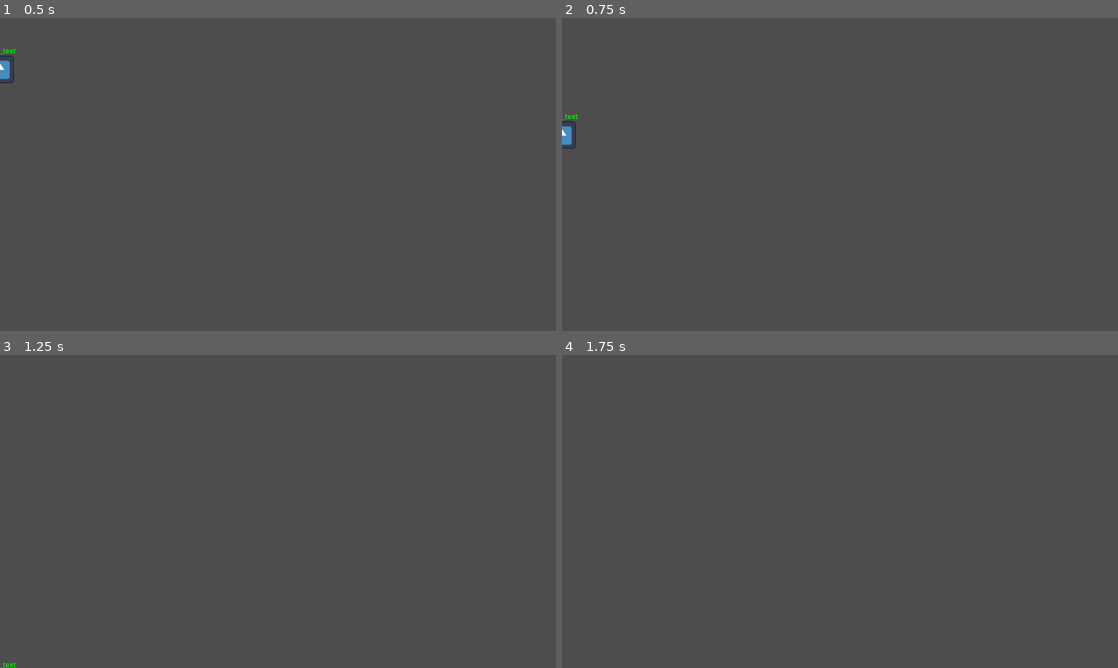
Above: before the commit, frames 1-4 (two rows, left to right).
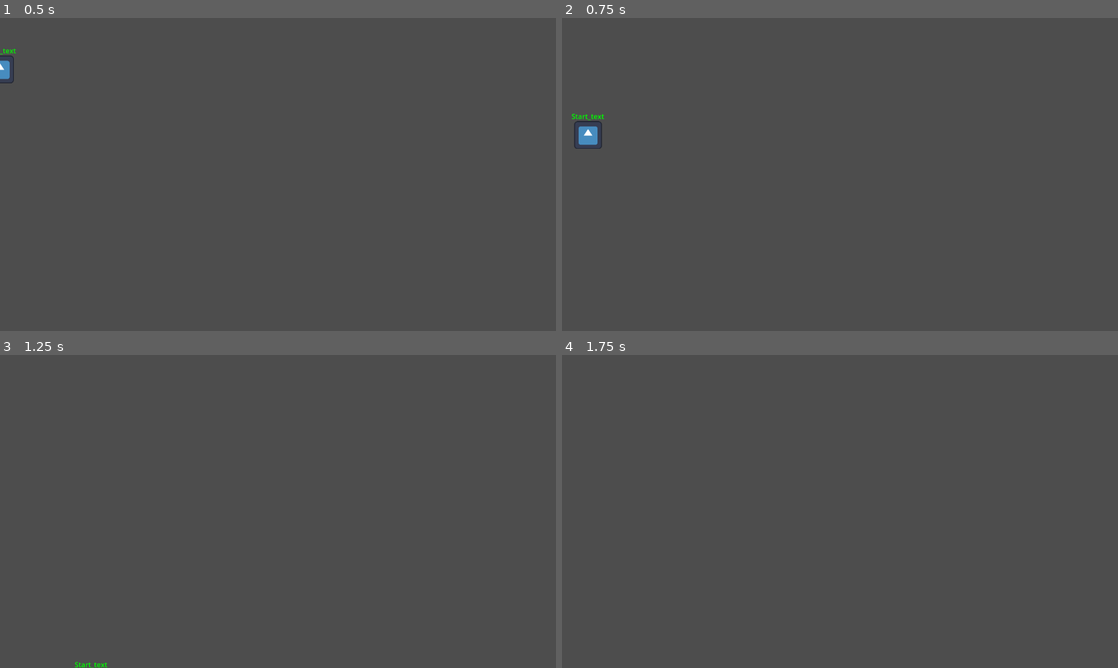
Above: after the commit, the same moments.

Repository: anugrahnm/DuelPixels
Game: Godot game, scene res://scenes/player.tscn
Two runs of this game, one before a commit and one after it. Both use one fixed random seed, a clock stepped at 60 frames per second and the inputs below. The project has no main scene, so this scene is started directly. The engine's default icon, where the game draws it, is replaced by a stand-in: a white triangle on a blue panel in a dark square.
Inputs:
- Up to frame 1 (0.5 s): no input
- Up to frame 2 (0.75 s): tap Enter (ui_accept) at 0.5, 0.6 s; hold D (right) from 0.53 s (still down)
- Up to frame 3 (1.25 s): keep holding D (right); tap W (jump) at 0.77, 0.8, 1.07 s
- Up to frame 4 (1.75 s): keep holding D (right); tap W (jump) at 1.35, 1.52 s; tap Enter (ui_accept) at 1.55 s

Frame 1 is identical in both runs. In frame 2, 0.4% of the frame differs, in the area x 0-8%, y 30-42%; in frame 3, less than 0.1%; in frame 4, nothing differs.

Commit message:
player scene update 0.1
added inbuilt character script with gravity and made a simple label text change function

Diff:
--- a/scenes/player.tscn
+++ b/scenes/player.tscn
@@ -28,7 +28,8 @@
 scale = Vector2(0.5, 0.5)
 sprite_frames = SubResource("SpriteFrames_7yqyo")
 
-[node name="Label" type="Label" parent="."]
+[node name="player_label" type="Label" parent="."]
+unique_name_in_owner = true
 anchors_preset = 7
 anchor_left = 0.5
 anchor_top = 1.0
--- a/scripts/player.gd
+++ b/scripts/player.gd
@@ -1,9 +1,12 @@
 extends CharacterBody2D
 
+@onready var player_label: Label = %player_label
 
 const SPEED = 300.0
 const JUMP_VELOCITY = -400.0
 
+func ChangeText(string_string):
+	player_label.text = string_string
 
 func _physics_process(delta: float) -> void:
 	# Add the gravity.
@@ -11,14 +14,18 @@
 		velocity += get_gravity() * delta
 
 	# Handle jump.
-	if Input.is_action_just_pressed("ui_accept") and is_on_floor():
+	if Input.is_action_just_pressed("jump") and is_on_floor():
 		velocity.y = JUMP_VELOCITY
+		ChangeText("jump")
 
 	# Get the input direction and handle the movement/deceleration.
 	# As good practice, you should replace UI actions with custom gameplay actions.
-	var direction := Input.get_axis("ui_left", "ui_right")
+	var direction := Input.get_axis("left", "right")
 	if direction:
 		velocity.x = direction * SPEED
+		match direction:
+			1:ChangeText("right")
+			-1:ChangeText("left")
 	else:
 		velocity.x = move_toward(velocity.x, 0, SPEED)
 
